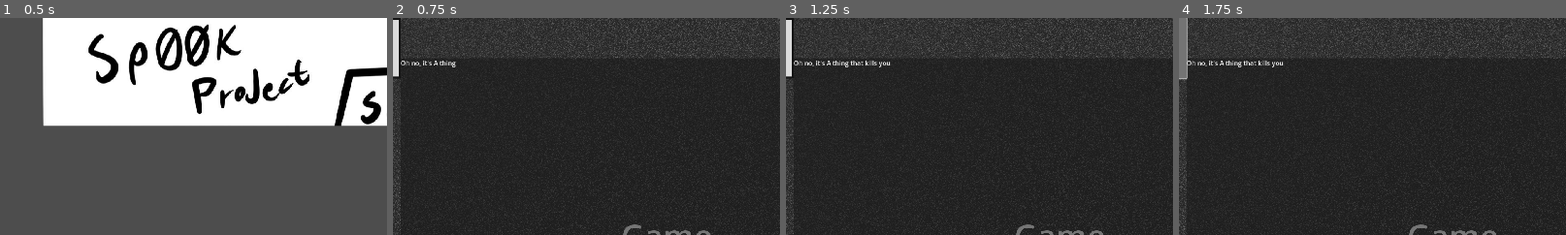
Above: before the commit, frames 1-4 (left to right).
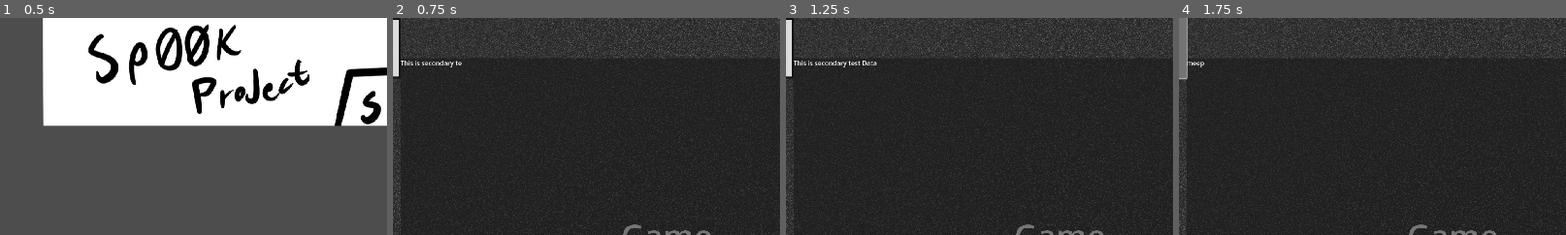
Above: after the commit, the same moments.

Repository: NepKitsuna/Project_Sp00k
Game: Godot game, scene res://Screens/Title_Scene.tscn
The game is run twice, just before and just after one commit, with the same random seed, the same clock (stepped at 60 frames per second) and the same inputs.
Inputs:
- Up to frame 1 (0.5 s): no input
- Up to frame 2 (0.75 s): click "Play" at 0.5 s
- Up to frame 3 (1.25 s): no input
- Up to frame 4 (1.75 s): click "Click" at 1.25 s
The pictures show only the part of the screen within x 15-65%, y 0-50%; the shares and areas given below are measured in that part.

Frame 1 is identical in both runs. In frame 2, 0.2% of the frame differs, in the area x 2-18%, y 19-23%; in frame 3, 0.4%, in the area x 2-28%, y 19-23%; in frame 4, 0.3%.

Commit message:
Adjusted Spawn rate for test SCP

Diff:
--- a/Scripts/GameLogic.gd
+++ b/Scripts/GameLogic.gd
@@ -10,7 +10,7 @@
 
 	#Example
 	#scpControl.createSCP(000, "Class", "Entry", 0 )
-	createSCP(7754, "Keter", "A thing that kills you", 10 )
+	createSCP(7754, "Keter", "A thing that kills you", 1 )
 
 	roomText = $"MarginContainer/Textbox/Text Overlay/Dialogue"
 
